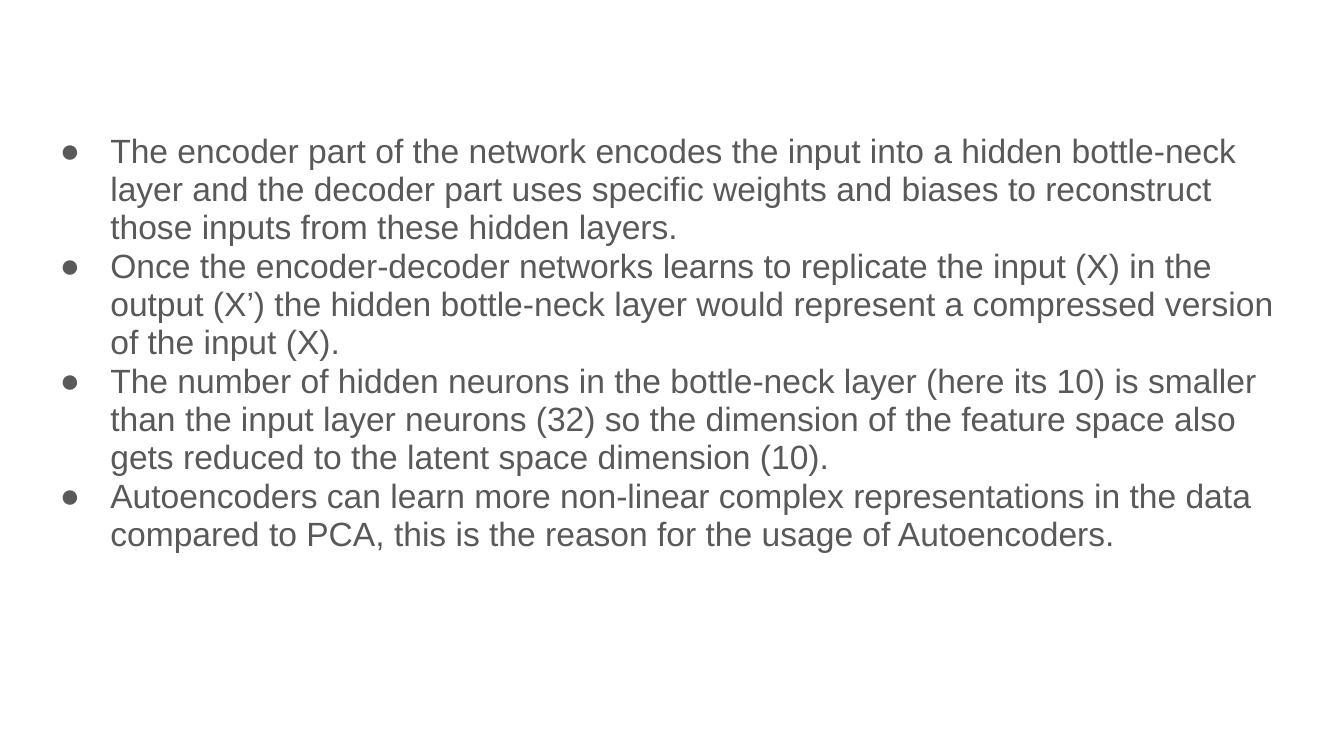
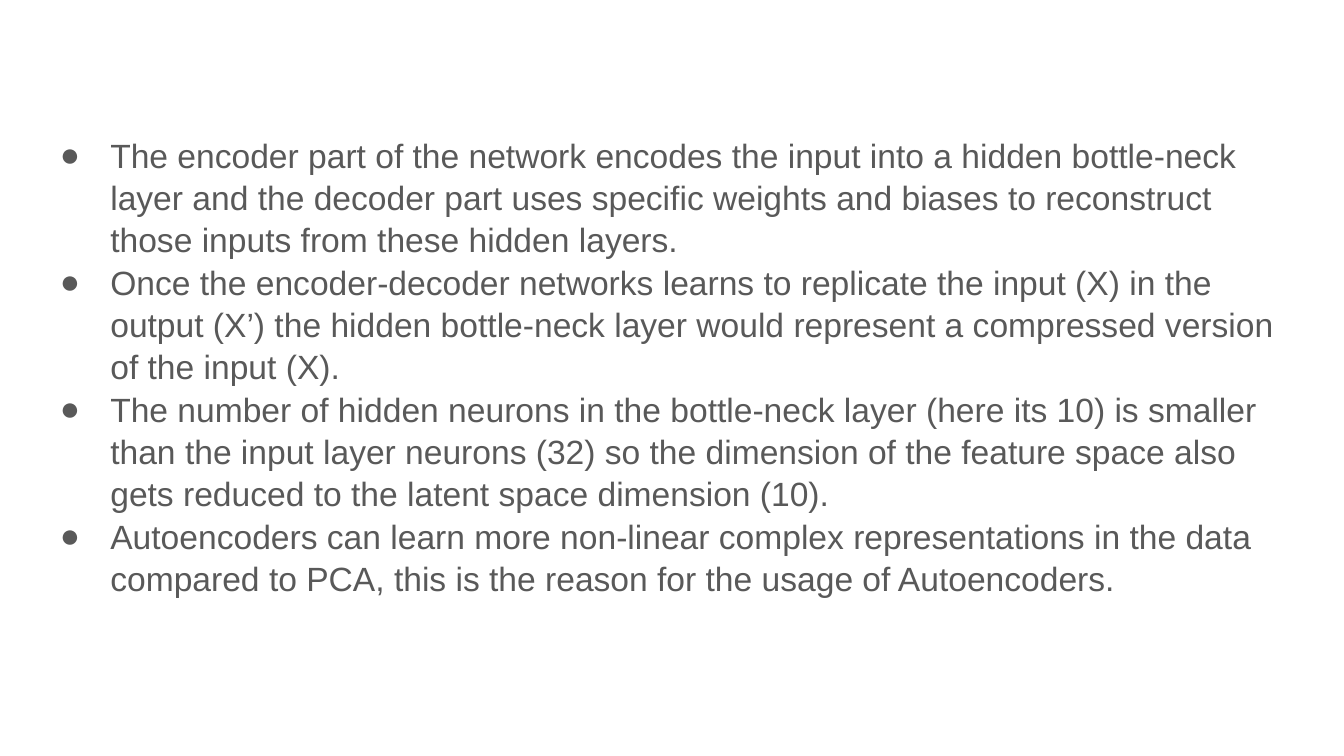
Before and after one commit to nav-neit/Stability-of-Perovskite-Materials-using-DeepLearning, a slide deck: slide 6 of Stability of Perovskite Materials using Machine Learning.pptx. Drawn at 1344x756 pixels with LibreOffice and Linux fonts; fonts in the diff are those of the drawing. Boxes give left, top, right and bottom in pixels: in the first picture for what was removed or moved away, otherwise in the second. Text is boxed around its words. In the diff, an @@ line names an element or a change of style, - is before the commit and + after.

```diff
--- a/Stability of Perovskite Materials using Machine Learning.pptx
+++ b/Stability of Perovskite Materials using Machine Learning.pptx
@@ text "The encoder part of the ..." at [110,143,1273,597]: line spacing 0.95 to 1.05 @@
```
Also in this commit, not shown: 1 other slide changed, 2 slides added, 1 other file.
